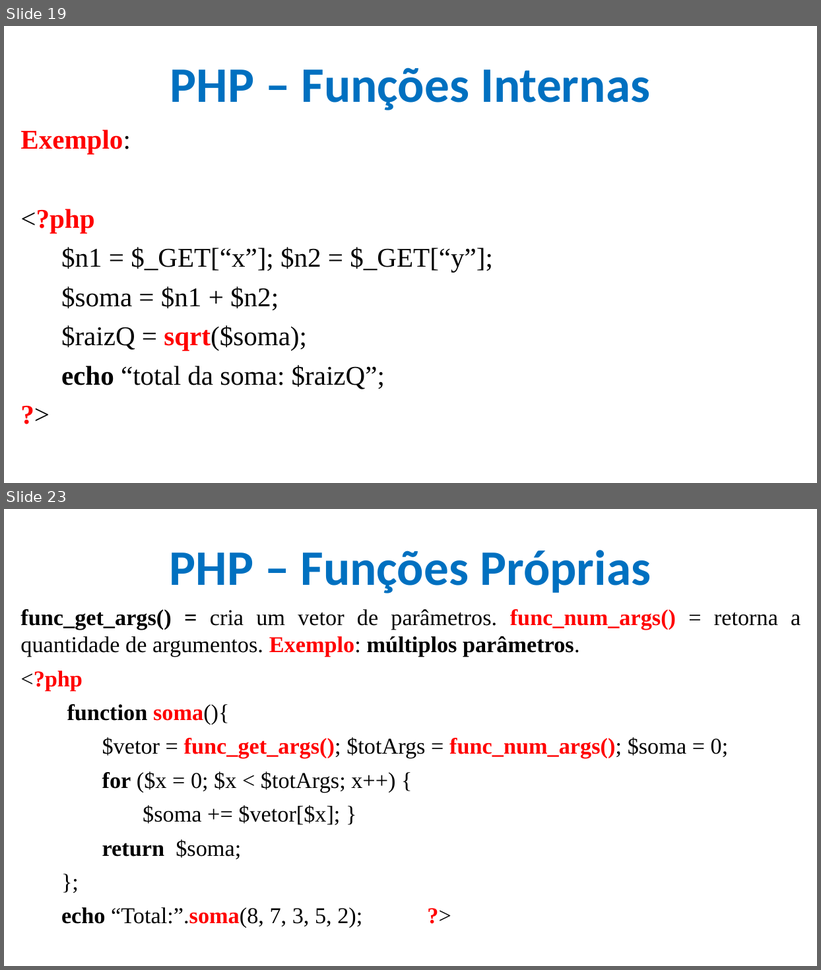
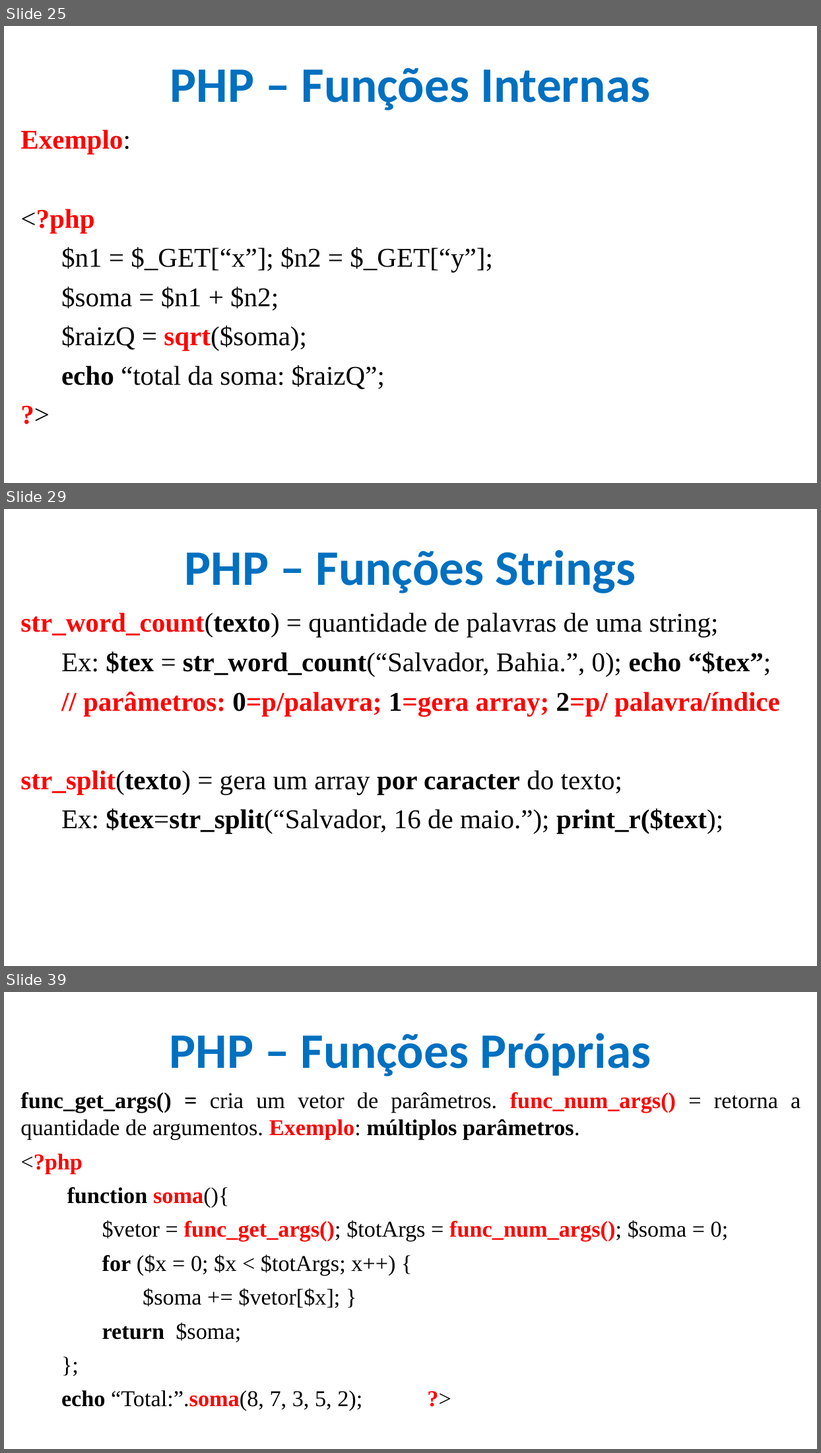
Before and after one commit to CloudEducationBrazil/WydenDesenvolvimentoWebPHP, a slide deck: 01 Classes/Aula 12 e 13 Desenvolvimento Web PHP - PHP.pptx. Shown one above the other, each under a label of ours: slides 19 and 23 before the commit, slides 25, 29 and 39 after it; the slides between them are not shown. The pictures are 821x970 and 821x1453 pixels, drawn with LibreOffice and Linux fonts; fonts in the diff are those of the drawing; background and template pictures are left out. Boxes give left, top, right and bottom in pixels: in the first picture for what was removed or moved away, otherwise in the second. Text is boxed around its words. In the diff, an @@ line names an element or a change of style, - is before the commit and + after.

```diff
--- a/01 Classes/Aula 12 e 13 Desenvolvimento Web PHP - PHP.pptx
+++ b/01 Classes/Aula 12 e 13 Desenvolvimento Web PHP - PHP.pptx
@@ slide 29 added at [4, 509, 817, 966], background picture (left out) @@
@@ title added at [185, 550, 636, 593], 44 pt, text #0070C0, bold @@
+PHP – Funções Strings
@@ text added at [20, 613, 780, 834], 24 pt, text #000000, bold @@
+str_word_count(texto) = quantidade de palavras de uma string;
+Ex: $tex = str_word_count(“Salvador, Bahia.”, 0); echo “$tex”;
+// parâmetros: 0=p/palavra; 1=gera array; 2=p/ palavra/índice
+str_split(texto) = gera um array por caracter do texto;
+Ex: $tex=str_split(“Salvador, 16 de maio.”); print_r($text);
@@ what was slide 19 is now slide 25 @@
@@ what was slide 23 is now slide 39 @@
```
Also in this commit, not shown: 6 slides changed, 16 other slides added.
